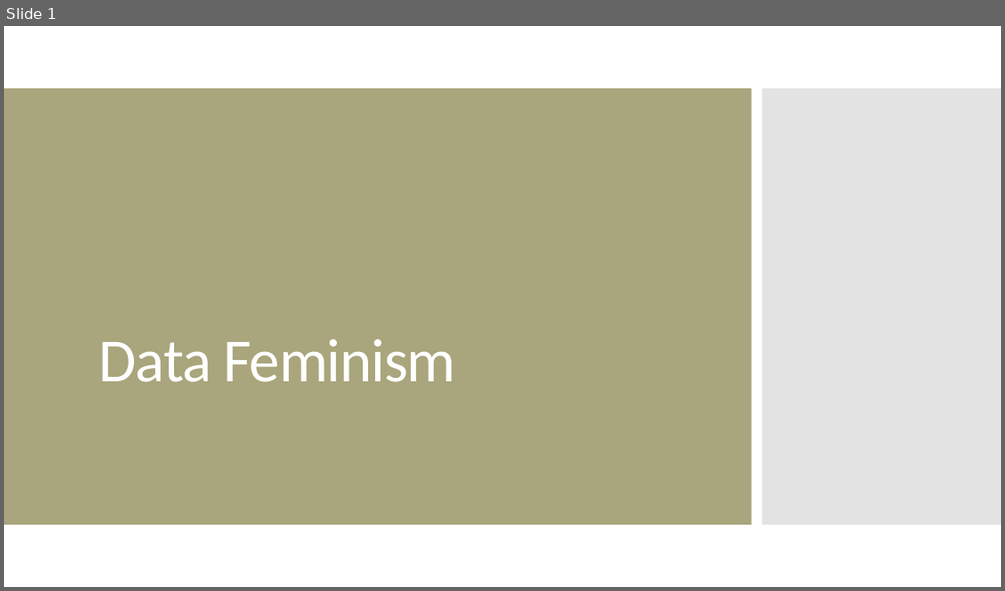
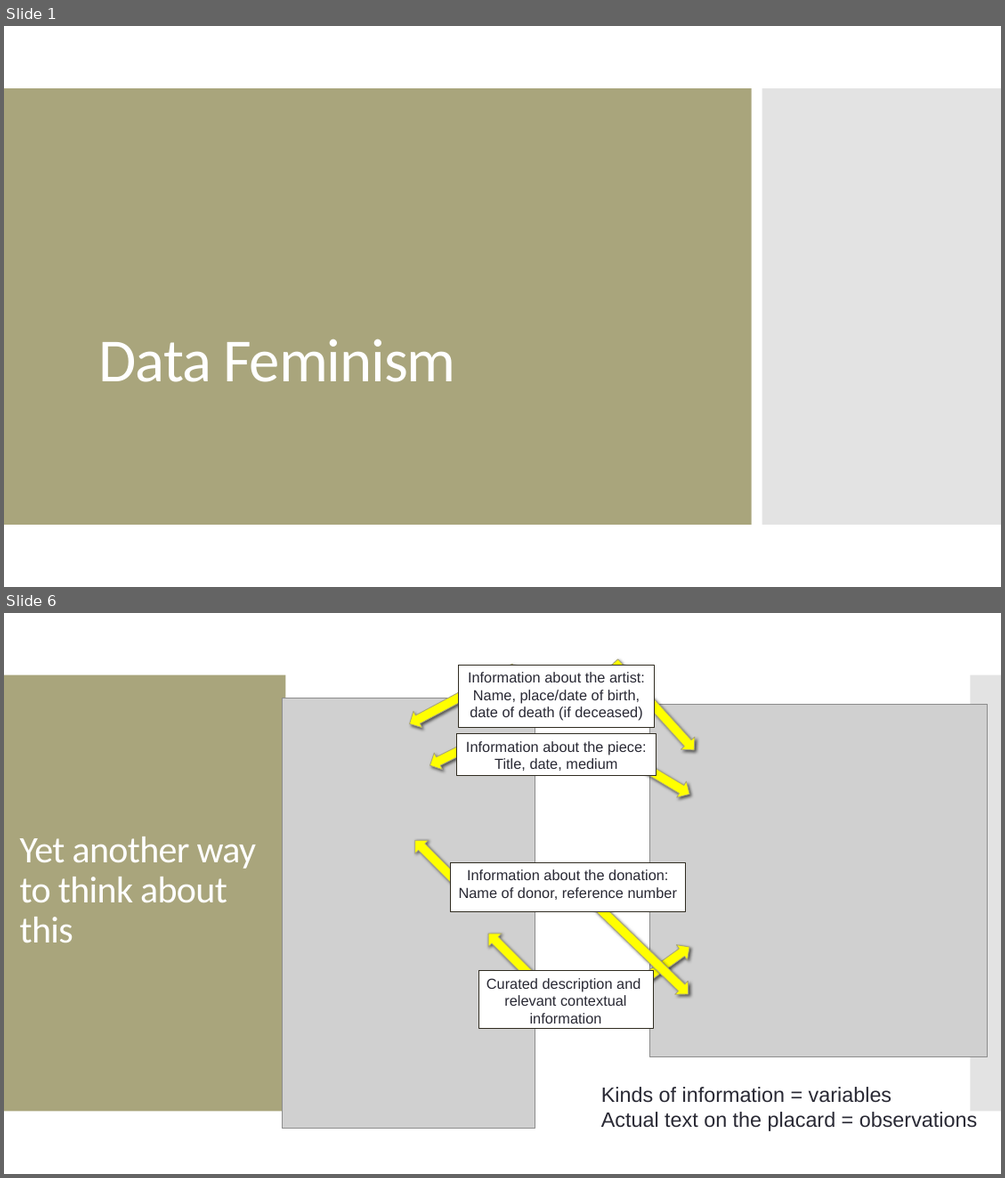
Before and after one commit to amosca01/SDS-CSC109, a slide deck: slides/02-data-feminism.pptx. Shown one above the other, each under a label of ours: slide 1 before the commit, slides 1 and 6 after it; the slides between them are not shown. The pictures are 1005x591 and 1005x1178 pixels, drawn with LibreOffice and Linux fonts; fonts in the diff are those of the drawing; grey boxes stand for pictures. Boxes give left, top, right and bottom in pixels: in the first picture for what was removed or moved away, otherwise in the second. Text is boxed around its words. In the diff, an @@ line names an element or a change of style, - is before the commit and + after.

Commit message:
slides

```diff
--- a/slides/02-data-feminism.pptx
+++ b/slides/02-data-feminism.pptx
@@ slide 6 added at bbox=[4, 613, 1001, 1174], background #FFFFFF @@
@@ right arrow added at bbox=[405, 659, 519, 731], fill #FFFF00, outline #A9A57C 0.75 pt @@
@@ rectangle added at bbox=[459, 665, 655, 728], fill #FFFFFF, outline #2F2B20 0.75 pt, 14 pt, text #292934 @@
+Information about the artist:
+Name, place/date of birth,
+date of death (if deceased)
@@ right arrow added at bbox=[608, 656, 701, 756], fill #FFFF00, outline #A9A57C 0.75 pt @@
@@ rectangle added at bbox=[4, 675, 286, 1111], fill #A9A57C @@
@@ rectangle added at bbox=[971, 675, 1001, 1111], fill #C8C8C8 at 50% opacity @@
@@ picture added at bbox=[283, 698, 535, 1128] @@
@@ picture added at bbox=[650, 705, 987, 1057] @@
@@ right arrow added at bbox=[426, 737, 475, 774], fill #FFFF00, outline #A9A57C 0.75 pt @@
@@ rectangle added at bbox=[456, 734, 656, 776], fill #FFFFFF, outline #2F2B20 0.75 pt, 14 pt, text #292934 @@
+Information about the piece:
+Title, date, medium
@@ right arrow added at bbox=[608, 740, 695, 803], fill #FFFF00, outline #A9A57C 0.75 pt @@
@@ title added at bbox=[20, 836, 256, 942], 36 pt, text #FFFFFF @@
+Yet another way to think about this
@@ right arrow added at bbox=[409, 834, 484, 908], fill #FFFF00, outline #A9A57C 0.75 pt @@
@@ rectangle added at bbox=[451, 863, 685, 911], fill #FFFFFF, outline #2F2B20 0.75 pt, 14 pt, text #292934 @@
+Information about the donation:
+Name of donor, reference number
@@ right arrow added at bbox=[583, 892, 695, 1001], fill #FFFF00, outline #A9A57C 0.75 pt @@
@@ right arrow added at bbox=[482, 927, 579, 1023], fill #FFFF00, outline #A9A57C 0.75 pt @@
@@ right arrow added at bbox=[588, 940, 695, 1023], fill #FFFF00, outline #A9A57C 0.75 pt @@
@@ rectangle added at bbox=[478, 971, 653, 1028], fill #FFFFFF, outline #2F2B20 0.75 pt, 14 pt, text #292934 @@
+Curated description and
+relevant contextual information
@@ text added at bbox=[601, 1086, 977, 1131], 20 pt, text #292934 @@
+Kinds of information = variables
+Actual text on the placard = observations
```
Also in this commit, not shown: 20 other slides added, 1 slide removed, 16 other files.
